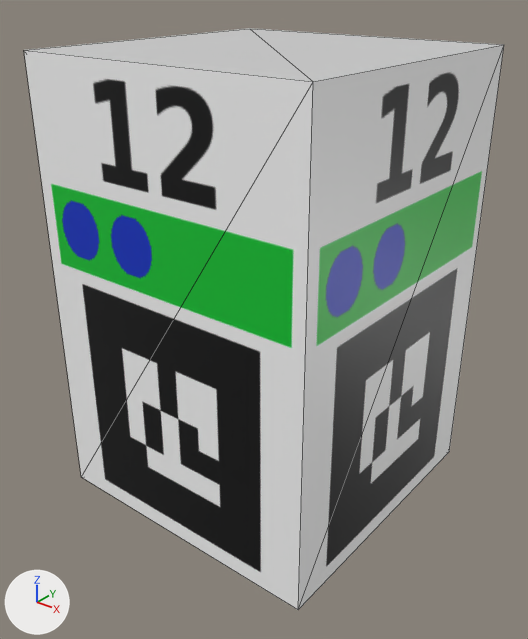
One commit to the COLLADA model models/landmarks/L12/meshes/marker_coll.dae: the scene before it, then after it.
The view is the same before and after, from a camera (50 mm lens) standing at (2.81, -3.59, 3.44) and looking at (0.03, -0.11, 1.28). The axes (+X, +Y, +Z) are drawn at lower left. The lights are the same throughout. Mesh edges are drawn as thin lines.
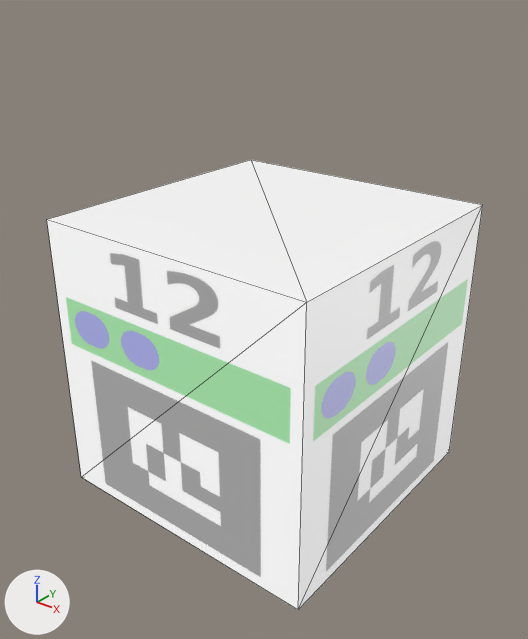
The newer file is also rescaled (x0.5) as a whole; pictures and numbers use the older file's frame.

What changed in the scene script:
```text
Change mat_texture:
    add mat_texture.emission_color = (0.3, 0.3, 0.3)  # grey #959595
    add mat_texture.emission_strength = 1.0
Change mat_white:
    add mat_white.emission_strength = 1.0
Change me_cube_001:
    where me_cube_001.from_pydata(...)  # 8 vertices, 12 faces; spans x -1.0..1.0, y -1.0..1.0, z -1.0..2.0
    used by ob_cube; location = (0.0, 0.0, 1.0)
    me_cube_001 part 1: the whole mesh is scaled about its middle by (1, 1, 0.667), then moved by (0.0, 0.0, -0.5)
```

Pixel boxes (x1, y1, x2, y2) of what changed, in the pictures (528 x 639 px):
'Cube', recoloured, surface changed, mesh rescaled (9% narrower, 23% shorter)
    before: (24, 28, 504, 610)
    after: (47, 160, 483, 610)
